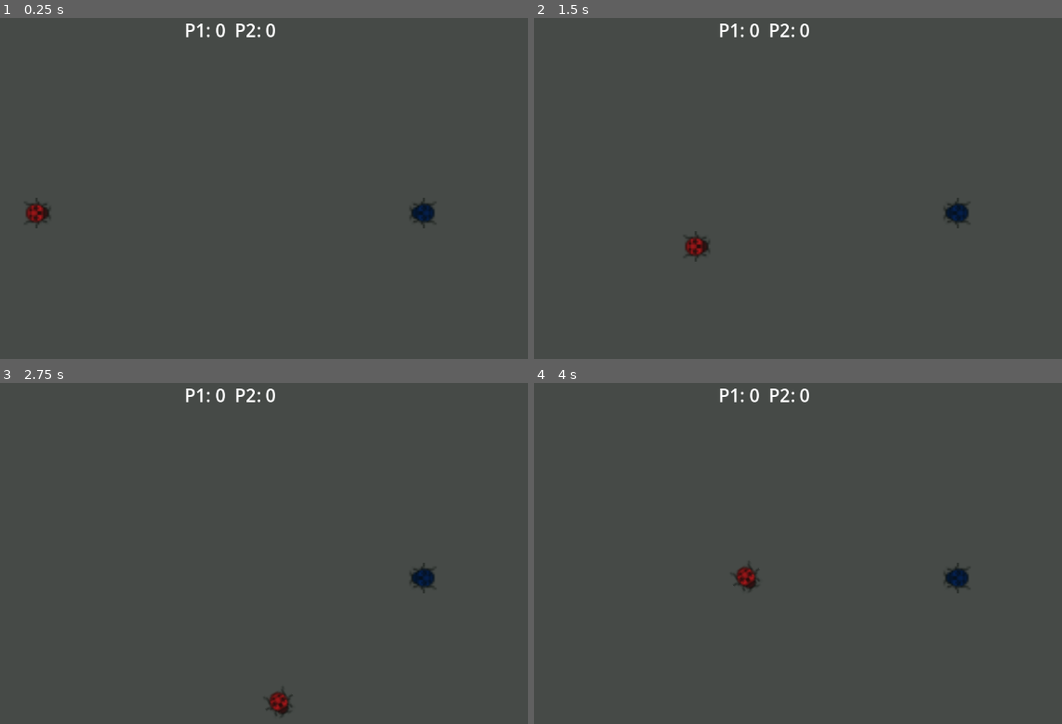
Above: before the commit, frames 1-4 (two rows, left to right).
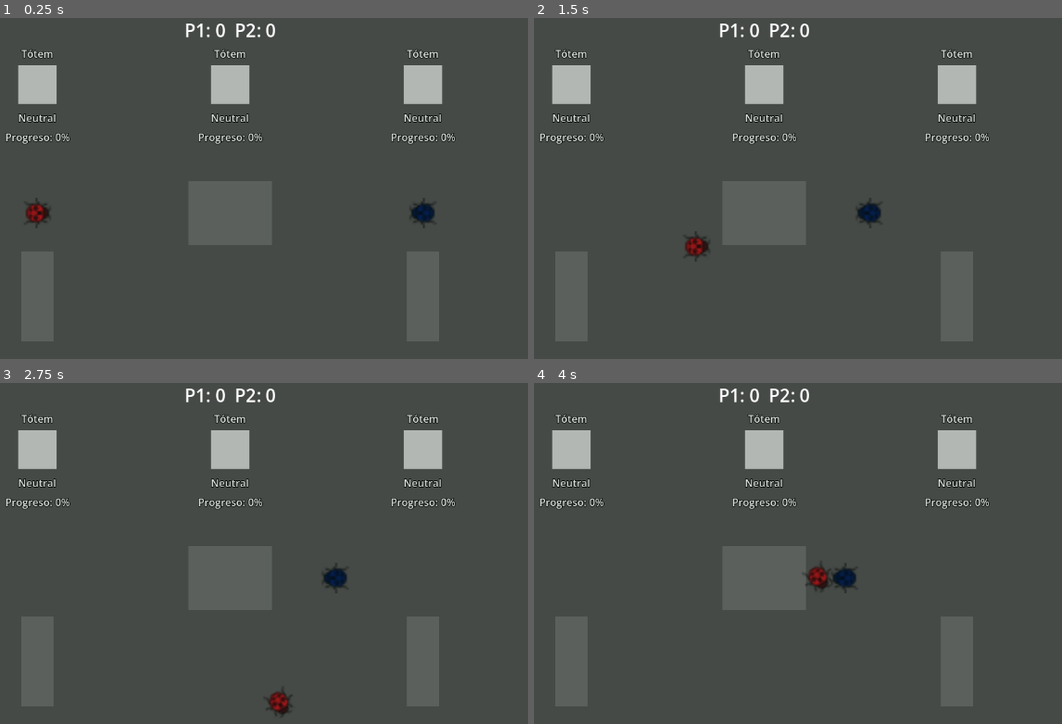
Above: after the commit, the same moments.

Repository: dymlos/hunt-or-be-hunted
Game: Godot game, scene res://src/scenes/Main.tscn
Two runs of this game, one before a commit and one after it. Both use one fixed random seed, a clock stepped at 60 frames per second and the inputs below.
Inputs:
- Up to frame 1 (0.25 s): no input
- Up to frame 2 (1.5 s): tap Enter (p2_shoot) at 0.5 s; hold D (p1_move_right) 0.53-1.28 s; tap Shift (p1_ability, bound only after the commit) at 0.6 s; tap Keypad 0 (p2_ability, bound only after the commit) at 0.8, 1.35 s; hold S (p1_move_down) from 1.28 s (still down)
- Up to frame 3 (2.75 s): tap Shift (p1_ability, bound only after the commit) at 1.55 s; release S (p1_move_down) at 2.03 s; hold D (p1_move_right) from 2.03 s (still down); tap K (p1_aim_down) at 2.1 s; tap Keypad 0 (p2_ability, bound only after the commit) at 2.3 s
- Up to frame 4 (4 s): release D (p1_move_right) at 2.78 s; hold W (p1_move_up) 2.78-3.53 s; tap J (p1_aim_left) at 2.85 s; tap Shift (p1_ability, bound only after the commit) at 3.05 s; hold A (p1_move_left) from 3.53 s (still down); tap L (p1_aim_right) at 3.6 s; tap Keypad 0 (p2_ability, bound only after the commit) at 3.8 s

The runs differ from the first frame. In frame 1, 3.6% of the frame differs, in the area x 1-87%, y 9-37%; in frame 2, 4.0%; in frame 3, 4.0%; in frame 4, 4.6%, in the area x 1-87%, y 9-62%.

Commit message:
Mantis vs Mosca MVP

Diff:
--- a/src/scenes/Main.tscn
+++ b/src/scenes/Main.tscn
@@ -4,6 +4,8 @@
 [ext_resource type="Script" uid="uid://bgbsm2gq6gga1" path="res://src/scripts/BulletPool.gd" id="2_pool"]
 [ext_resource type="Script" uid="uid://ciwp81vpv1ssw" path="res://src/scripts/Player.gd" id="3_player"]
 [ext_resource type="Texture2D" uid="uid://bsv22eigbimed" path="res://src/assets/white_sq.png.png" id="4_1hqvy"]
+[ext_resource type="PackedScene" path="res://src/scenes/Totem.tscn" id="5_totem"]
+[ext_resource type="PackedScene" path="res://src/scenes/Obstacle.tscn" id="6_obstacle"]
 
 [sub_resource type="CircleShape2D" id="CircleShape2D_1hqvy"]
 radius = 20.0
@@ -13,6 +15,33 @@
 
 [node name="Main" type="Node2D" unique_id=1467517605]
 script = ExtResource("1_main")
+
+[node name="Map" type="Node2D" parent="." unique_id=987654300]
+
+[node name="Obstacles" type="Node2D" parent="Map" unique_id=987654301]
+
+[node name="ObstacleCenter" parent="Map/Obstacles" unique_id=987654302 instance=ExtResource("6_obstacle")]
+position = Vector2(600, 350)
+scale = Vector2(1.3, 1)
+
+[node name="ObstacleLeft" parent="Map/Obstacles" unique_id=987654303 instance=ExtResource("6_obstacle")]
+position = Vector2(300, 480)
+scale = Vector2(0.5, 1.4)
+
+[node name="ObstacleRight" parent="Map/Obstacles" unique_id=987654304 instance=ExtResource("6_obstacle")]
+position = Vector2(900, 480)
+scale = Vector2(0.5, 1.4)
+
+[node name="Totems" type="Node2D" parent="." unique_id=12345600]
+
+[node name="Totem1" parent="Totems" unique_id=12345601 instance=ExtResource("5_totem")]
+position = Vector2(300, 150)
+
+[node name="Totem2" parent="Totems" unique_id=12345602 instance=ExtResource("5_totem")]
+position = Vector2(600, 150)
+
+[node name="Totem3" parent="Totems" unique_id=12345603 instance=ExtResource("5_totem")]
+position = Vector2(900, 150)
 
 [node name="BulletPool" type="Node" parent="." unique_id=2136551591]
 script = ExtResource("2_pool")
@@ -38,6 +67,7 @@
 [node name="Player2" type="CharacterBody2D" parent="Players" unique_id=1374073631]
 position = Vector2(900, 350)
 script = ExtResource("3_player")
+player_class = 1
 player_id = 2
 
 [node name="CollisionShape2D" type="CollisionShape2D" parent="Players/Player2" unique_id=210921206]
--- /dev/null
+++ b/src/scenes/Obstacle.tscn
@@ -0,0 +1,16 @@
+[gd_scene format=3 uid="uid://c8xxxyyy000"]
+
+[sub_resource type="RectangleShape2D" id="RectangleShape2D_obs"]
+size = Vector2(100, 100)
+
+[node name="Obstacle" type="StaticBody2D"]
+
+[node name="ColorRect" type="ColorRect" parent="."]
+offset_left = -50.0
+offset_top = -50.0
+offset_right = 50.0
+offset_bottom = 50.0
+color = Color(0.4, 0.4, 0.4, 1.0)
+
+[node name="CollisionShape2D" type="CollisionShape2D" parent="."]
+shape = SubResource("RectangleShape2D_obs")
--- /dev/null
+++ b/src/scenes/Totem.tscn
@@ -0,0 +1,41 @@
+[gd_scene load_steps=3 format=3]
+
+[ext_resource type="Script" path="res://src/scripts/Totem.gd" id="1_totem"]
+
+[sub_resource type="CircleShape2D" id="CircleShape2D_totem"]
+radius = 150.0
+
+[node name="Totem" type="Node2D"]
+script = ExtResource("1_totem")
+
+[node name="Visual" type="ColorRect" parent="."]
+offset_left = -30.0
+offset_top = -30.0
+offset_right = 30.0
+offset_bottom = 30.0
+color = Color(0.8, 0.8, 0.8, 1)
+
+[node name="CaptureArea" type="Area2D" parent="."]
+
+[node name="CollisionShape2D" type="CollisionShape2D" parent="CaptureArea"]
+shape = SubResource("CircleShape2D_totem")
+
+[node name="NameLabel" type="Label" parent="."]
+offset_left = -50.0
+offset_top = -60.0
+offset_right = 50.0
+offset_bottom = -30.0
+theme_override_colors/font_outline_color = Color(0, 0, 0, 1)
+theme_override_constants/outline_size = 4
+text = "Tótem"
+horizontal_alignment = 1
+
+[node name="StateLabel" type="Label" parent="."]
+offset_left = -50.0
+offset_top = 40.0
+offset_right = 50.0
+offset_bottom = 70.0
+theme_override_colors/font_outline_color = Color(0, 0, 0, 1)
+theme_override_constants/outline_size = 4
+text = "Neutral"
+horizontal_alignment = 1
--- a/src/scripts/Bullet.gd
+++ b/src/scripts/Bullet.gd
@@ -52,6 +52,8 @@
 			return # Don't hit ourselves
 		body.take_damage(damage, _shooter_id)
 		_request_deactivate()
+	else:
+		_request_deactivate() # Hit an obstacle or wall
 
 func _request_deactivate():
 	call_deferred("_deactivate")
--- a/src/scripts/InputMap.gd
+++ b/src/scripts/InputMap.gd
@@ -17,6 +17,9 @@
 	# Player 1 shoot
 	_ensure_key_action("p1_shoot", KEY_SPACE)
 
+	# Player 1 ability
+	_ensure_key_action("p1_ability", KEY_SHIFT)
+
 	# Player 2 movement (Arrows)
 	_ensure_key_action("p2_move_up", KEY_UP)
 	_ensure_key_action("p2_move_down", KEY_DOWN)
@@ -32,6 +35,9 @@
 	# Player 2 shoot
 	_ensure_key_action("p2_shoot", KEY_ENTER)
 
+	# Player 2 ability
+	_ensure_key_action("p2_ability", KEY_KP_0)
+
 static func _ensure_key_action(action_name: String, keycode: Key) -> void:
 	if not InputMap.has_action(action_name):
 		InputMap.add_action(action_name)
--- a/src/scripts/Main.gd
+++ b/src/scripts/Main.gd
@@ -1,8 +1,9 @@
 extends Node2D
 class_name Main
 
-@export var win_score: int = 3
+@export var win_score: int = 15 # Aumentado para el MVP del tótem (estaba en 3)
 
+@onready var totems_container: Node2D = $Totems
 @onready var bullet_pool: BulletPool = $BulletPool
 @onready var player1: Player = $Players/Player1
 @onready var player2: Player = $Players/Player2
@@ -22,6 +23,11 @@
 	player1.player_died.connect(_on_player_died)
 	player2.player_died.connect(_on_player_died)
 
+	if totems_container:
+		for child in totems_container.get_children():
+			if child is Totem:
+				child.totem_point_awarded.connect(_on_totem_point_awarded)
+
 	_update_ui()
 
 func _input(event: InputEvent) -> void:
@@ -31,6 +37,21 @@
 func _on_player_request_bullet(spawn_position: Vector2, direction: Vector2, shooter_id: int) -> void:
 	if game_over: return
 	bullet_pool.spawn_bullet(spawn_position, direction, shooter_id)
+
+func _on_totem_point_awarded(player_id: int) -> void:
+	if game_over: return
+
+	if player_id == 1:
+		score_p1 += 1
+	elif player_id == 2:
+		score_p2 += 1
+
+	_update_ui()
+
+	if score_p1 >= win_score:
+		_end_match(1)
+	elif score_p2 >= win_score:
+		_end_match(2)
 
 func _on_player_died(_victim_id: int, killer_id: int) -> void:
 	if game_over: return
@@ -75,6 +96,11 @@
 		winner_label.visible = false
 	_update_ui()
 
+	if totems_container:
+		for child in totems_container.get_children():
+			if child is Totem:
+				child.reset_totem()
+
 	# Clear bullets
 	for bullet in bullet_pool.pool:
 		if bullet.is_active:
--- a/src/scripts/Player.gd
+++ b/src/scripts/Player.gd
@@ -4,10 +4,26 @@
 signal request_bullet(spawn_position: Vector2, direction: Vector2, shooter_id: int)
 signal player_died(victim_id: int, killer_id: int)
 
+enum PlayerClass {
+	MANTIS,
+	FLY
+}
+
+@export var player_class: PlayerClass = PlayerClass.MANTIS
 @export var player_id: int = 1
 @export var move_speed: float = 260.0
 @export var turn_speed: float = 16.0
 @export var shoot_cooldown: float = 0.18
+
+# Melee config
+@export var melee_range: float = 80.0
+@export var melee_damage: int = 35
+@export var melee_cooldown: float = 0.8
+
+# Dash config
+@export var dash_duration: float = 0.15
+@export var dash_speed_mult: float = 3.5
+@export var dash_cooldown: float = 2.0
 
 @export var max_health: int = 100
 
@@ -16,6 +32,10 @@
 var current_health: int
 var _aim_dir: Vector2 = Vector2.RIGHT
 var _cooldown_left: float = 0.0
+var _dash_timer: float = 0.0
+var _dash_cooldown_left: float = 0.0
+var _dash_dir: Vector2 = Vector2.RIGHT
+
 var spawn_position: Vector2
 var is_dead: bool = false
 
@@ -35,11 +55,16 @@
 			break
 
 func _physics_process(delta: float) -> void:
-	_update_move(delta)
+	_dash_timer = maxf(0.0, _dash_timer - delta)
+
+	if _dash_timer > 0.0:
+		velocity = _dash_dir * (move_speed * dash_speed_mult)
+		move_and_slide()
+	else:
+		_update_move(delta)
+
 	_update_aim(delta)
-	_update_shoot(delta)
-	if Input.is_action_just_pressed(_action("aim_left")): print(player_id, " aim_left")
-	if Input.is_action_just_pressed(_action("move_left")): print(player_id, " move_left")
+	_update_actions(delta)
 
 func _update_move(_delta: float) -> void:
 	var input_dir := Vector2(
@@ -64,15 +89,46 @@
 		_aim_dir = _aim_dir.lerp(aim_input, clamp(turn_speed * delta, 0.0, 1.0)).normalized()
 		rotation = _aim_dir.angle()
 
-func _update_shoot(delta: float) -> void:
+func _update_actions(delta: float) -> void:
 	_cooldown_left = maxf(0.0, _cooldown_left - delta)
+	_dash_cooldown_left = maxf(0.0, _dash_cooldown_left - delta)
 
-	if _cooldown_left > 0.0:
-		return
+	if player_class == PlayerClass.FLY:
+		# Shoot
+		if _cooldown_left <= 0.0 and Input.is_action_pressed(_action("shoot")):
+			_cooldown_left = shoot_cooldown
+			emit_signal("request_bullet", _bullet_spawn.global_position, _aim_dir, player_id)
 
-	if Input.is_action_pressed(_action("shoot")):
-		_cooldown_left = shoot_cooldown
-		emit_signal("request_bullet", _bullet_spawn.global_position, _aim_dir, player_id)
+		# Dash
+		if _dash_cooldown_left <= 0.0 and Input.is_action_just_pressed(_action("ability")):
+			_dash_cooldown_left = dash_cooldown
+			_dash_timer = dash_duration
+
+			var input_dir := Vector2(
+				Input.get_action_strength(_action("move_right")) - Input.get_action_strength(_action("move_left")),
+				Input.get_action_strength(_action("move_down")) - Input.get_action_strength(_action("move_up"))
+			)
+			if input_dir.length_squared() > 0.0:
+				_dash_dir = input_dir.normalized()
+			else:
+				_dash_dir = _aim_dir
+
+	elif player_class == PlayerClass.MANTIS:
+		# Melee
+		if _cooldown_left <= 0.0 and Input.is_action_pressed(_action("shoot")):
+			_cooldown_left = melee_cooldown
+			_perform_melee()
+
+func _perform_melee() -> void:
+	if not get_parent(): return
+	var players = get_parent().get_children()
+	for p in players:
+		if p != self and p is Player and not p.is_dead:
+			var dist = global_position.distance_to(p.global_position)
+			if dist <= melee_range:
+				var dir_to_target = (p.global_position - global_position).normalized()
+				if _aim_dir.dot(dir_to_target) > 0.5: # frontal arc
+					p.take_damage(melee_damage, player_id)
 
 func take_damage(amount: int, killer_id: int) -> void:
 	if current_health <= 0:
--- /dev/null
+++ b/src/scripts/Totem.gd
@@ -0,0 +1,161 @@
+extends Node2D
+class_name Totem
+
+@onready var visual: ColorRect = $Visual
+@onready var state_label: Label = $StateLabel
+@onready var capture_area: Area2D = $CaptureArea
+
+signal totem_point_awarded(player_id: int)
+
+# Progreso periódico de puntos
+var point_timer: float = 0.0
+const POINT_INTERVAL: float = 1.0
+
+# Nuevo Label para mostrar el progreso
+@onready var progress_label: Label = Label.new()
+
+var players_in_zone: Array[Player] = []
+
+# Progreso de captura: -100 (Player 1) a 100 (Player 2)
+var capture_progress: float = 0.0
+const MAX_PROGRESS: float = 100.0
+const CAPTURE_SPEED: float = 50.0 # Puntos por segundo
+const DECAY_SPEED: float = 20.0 # Puntos por segundo hacia 0
+
+enum TotemState {
+	NEUTRAL,
+	CAPTURING_P1,
+	CAPTURING_P2,
+	CONTESTED,
+	CONTROLLED_P1,
+	CONTROLLED_P2
+}
+var current_state: TotemState = TotemState.NEUTRAL
+
+func _ready() -> void:
+	# Añadimos el label de progreso por código temporalmente para no tocar la escena si no es necesario
+	progress_label.horizontal_alignment = HORIZONTAL_ALIGNMENT_CENTER
+	progress_label.add_theme_color_override("font_outline_color", Color(0, 0, 0, 1))
+	progress_label.add_theme_constant_override("outline_size", 4)
+	progress_label.position = Vector2(-50, 70)
+	add_child(progress_label)
+
+	# Conectamos las señales del área para detectar jugadores
+	capture_area.body_entered.connect(_on_capture_area_body_entered)
+	capture_area.body_exited.connect(_on_capture_area_body_exited)
+
+	_update_state()
+
+func _process(delta: float) -> void:
+	_process_capture(delta)
+	_process_points(delta)
+
+func _process_points(delta: float) -> void:
+	if current_state == TotemState.CONTROLLED_P1:
+		point_timer += delta
+		if point_timer >= POINT_INTERVAL:
+			point_timer -= POINT_INTERVAL
+			totem_point_awarded.emit(1)
+	elif current_state == TotemState.CONTROLLED_P2:
+		point_timer += delta
+		if point_timer >= POINT_INTERVAL:
+			point_timer -= POINT_INTERVAL
+			totem_point_awarded.emit(2)
+	else:
+		point_timer = 0.0
+
+func _on_capture_area_body_entered(body: Node2D) -> void:
+	if body is Player:
+		if not players_in_zone.has(body):
+			players_in_zone.append(body)
+			_update_state()
+
+func _on_capture_area_body_exited(body: Node2D) -> void:
+	if body is Player:
+		if players_in_zone.has(body):
+			players_in_zone.erase(body)
+			_update_state()
+
+func _process_capture(delta: float) -> void:
+	var p1_in: bool = false
+	var p2_in: bool = false
+
+	for p in players_in_zone:
+		if p.player_id == 1:
+			p1_in = true
+		elif p.player_id == 2:
+			p2_in = true
+
+	# Si ambos o ninguno están, decae hacia cero
+	if (p1_in and p2_in) or (not p1_in and not p2_in):
+		if current_state != TotemState.CONTROLLED_P1 and current_state != TotemState.CONTROLLED_P2:
+			if capture_progress > 0:
+				capture_progress = maxf(0.0, capture_progress - DECAY_SPEED * delta)
+			elif capture_progress < 0:
+				capture_progress = minf(0.0, capture_progress + DECAY_SPEED * delta)
+	# Solo p1
+	elif p1_in and current_state != TotemState.CONTROLLED_P1:
+		capture_progress -= CAPTURE_SPEED * delta
+		if capture_progress <= -MAX_PROGRESS:
+			capture_progress = - MAX_PROGRESS
+	# Solo p2
+	elif p2_in and current_state != TotemState.CONTROLLED_P2:
+		capture_progress += CAPTURE_SPEED * delta
+		if capture_progress >= MAX_PROGRESS:
+			capture_progress = MAX_PROGRESS
+
+	_update_state()
+
+func _update_state() -> void:
+	var p1_in: bool = false
+	var p2_in: bool = false
+
+	for p in players_in_zone:
+		if p.player_id == 1:
+			p1_in = true
+		elif p.player_id == 2:
+			p2_in = true
+
+	# Determinar el estado interno
+	if capture_progress <= -MAX_PROGRESS:
+		current_state = TotemState.CONTROLLED_P1
+	elif capture_progress >= MAX_PROGRESS:
+		current_state = TotemState.CONTROLLED_P2
+	elif p1_in and p2_in:
+		current_state = TotemState.CONTESTED
+	elif p1_in:
+		current_state = TotemState.CAPTURING_P1
+	elif p2_in:
+		current_state = TotemState.CAPTURING_P2
+	else:
+		current_state = TotemState.NEUTRAL
+
+	# Actualizar visuals
+	match current_state:
+		TotemState.CONTROLLED_P1:
+			state_label.text = "Controlled by P1"
+			visual.color = Color(0.8, 0.2, 0.2) # Rojo pleno
+		TotemState.CONTROLLED_P2:
+			state_label.text = "Controlled by P2"
+			visual.color = Color(0.2, 0.2, 0.8) # Azul pleno
+		TotemState.CONTESTED:
+			state_label.text = "Contested"
+			visual.color = Color(0.8, 0.8, 0.2) # Amarillo
+		TotemState.CAPTURING_P1:
+			state_label.text = "Capturing P1"
+			visual.color = Color(0.6, 0.4, 0.4) # Rojo apagado
+		TotemState.CAPTURING_P2:
+			state_label.text = "Capturing P2"
+			visual.color = Color(0.4, 0.4, 0.6) # Azul apagado
+		TotemState.NEUTRAL:
+			state_label.text = "Neutral"
+			visual.color = Color(0.8, 0.8, 0.8) # Gris
+
+	# Actualizar label de progreso (mostramos el valor absoluto para que sea más legible)
+	progress_label.text = "Progreso: %d%%" % int(absf(capture_progress))
+
+func reset_totem() -> void:
+	capture_progress = 0.0
+	point_timer = 0.0
+	players_in_zone.clear()
+	_update_state()
Not shown, added: src/scripts/Totem.gd.uid
